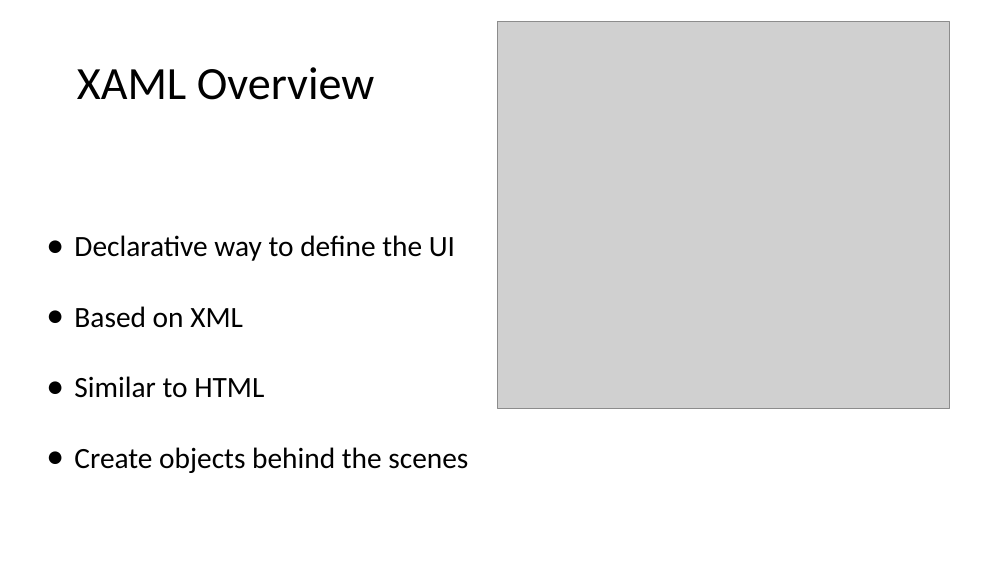
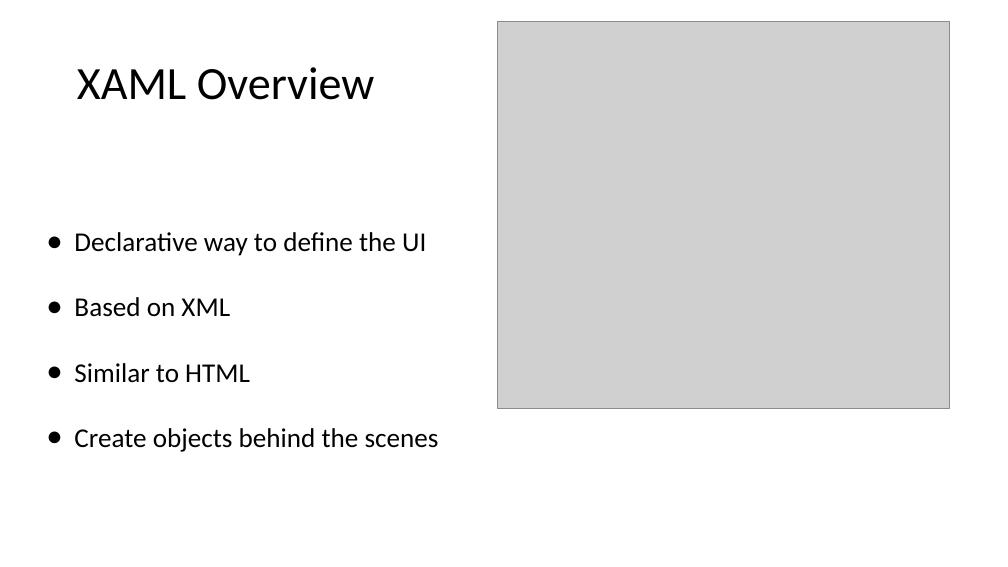
Before and after one commit to sedc-codecademy/skwd10-niwd3-wdel5, a slide deck: slide 10 of CLASS 1/MAUI Intro.pptx. Drawn at 1008x567 pixels with LibreOffice and Linux fonts; fonts in the diff are those of the drawing; grey boxes stand for pictures; background and template pictures are left out. Boxes give left, top, right and bottom in pixels: in the first picture for what was removed or moved away, otherwise in the second. Text is boxed around its words. In the diff, an @@ line names an element or a change of style, - is before the commit and + after.

```diff
--- a/CLASS 1/MAUI Intro.pptx
+++ b/CLASS 1/MAUI Intro.pptx
@@ text "Declarative way to define the ..." at <box>74,232,439,452</box>: size 21 to 19.4 pt @@
```
Also in this commit, not shown: 1 slide added.
